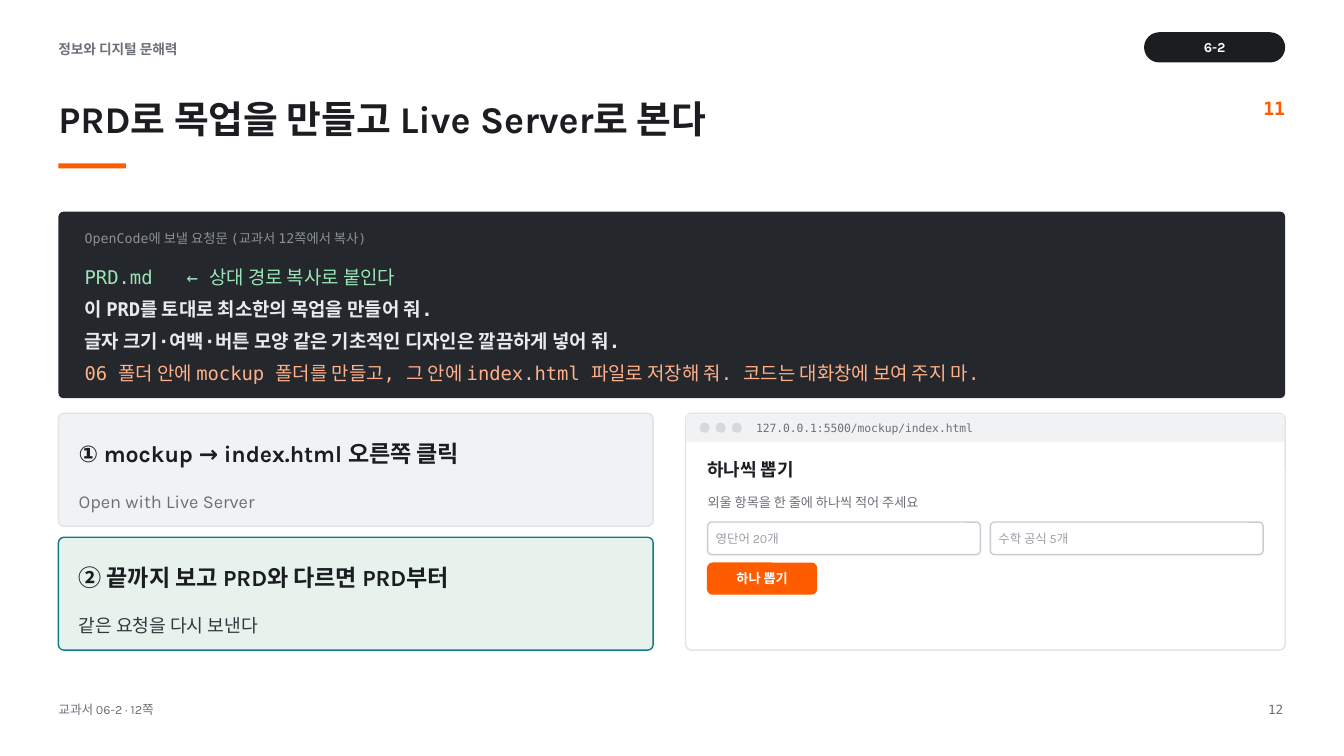
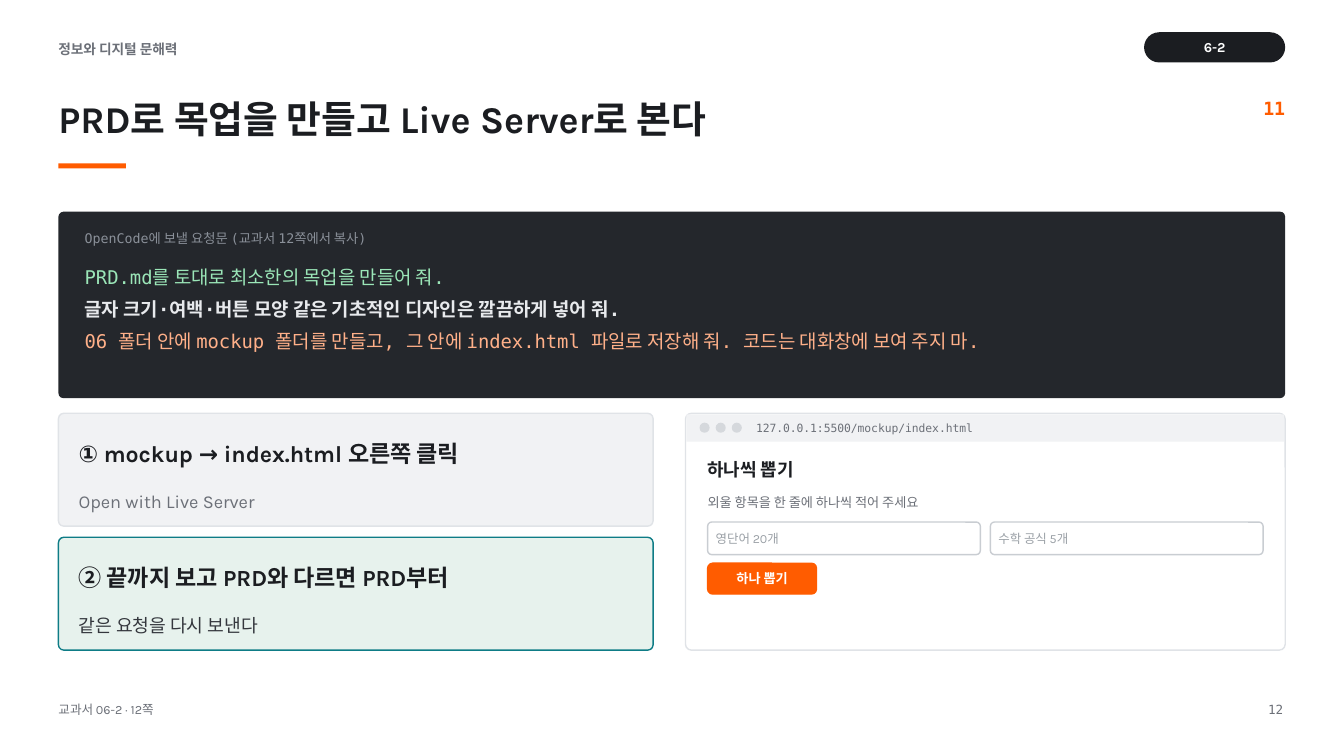
Before and after one commit to cozy819/2026-02__jdh, a slide deck: slide 12 of 06/ppt/06-2_서비스_제작_계획서_시작하기_v1.pptx. Drawn at 1344x756 pixels with LibreOffice and Linux fonts; fonts in the diff are those of the drawing. Boxes give left, top, right and bottom in pixels: in the first picture for what was removed or moved away, otherwise in the second. Text is boxed around its words. In the diff, an @@ line names an element or a change of style, - is before the commit and + after.

```diff
--- a/06/ppt/06-2_서비스_제작_계획서_시작하기_v1.pptx
+++ b/06/ppt/06-2_서비스_제작_계획서_시작하기_v1.pptx
@@ text at <box>85,268,445,286</box>: text changed; text colour #E8EAED to #9BE6B8; bold off @@
-PRD.md ← 상대 경로 복사로 붙인다
-이 PRD를 토대로 최소한의 목업을 만들어 줘.
+PRD.md를 토대로 최소한의 목업을 만들어 줘.
```
Also in this commit, not shown: 2 other slides changed, 7 other files.
